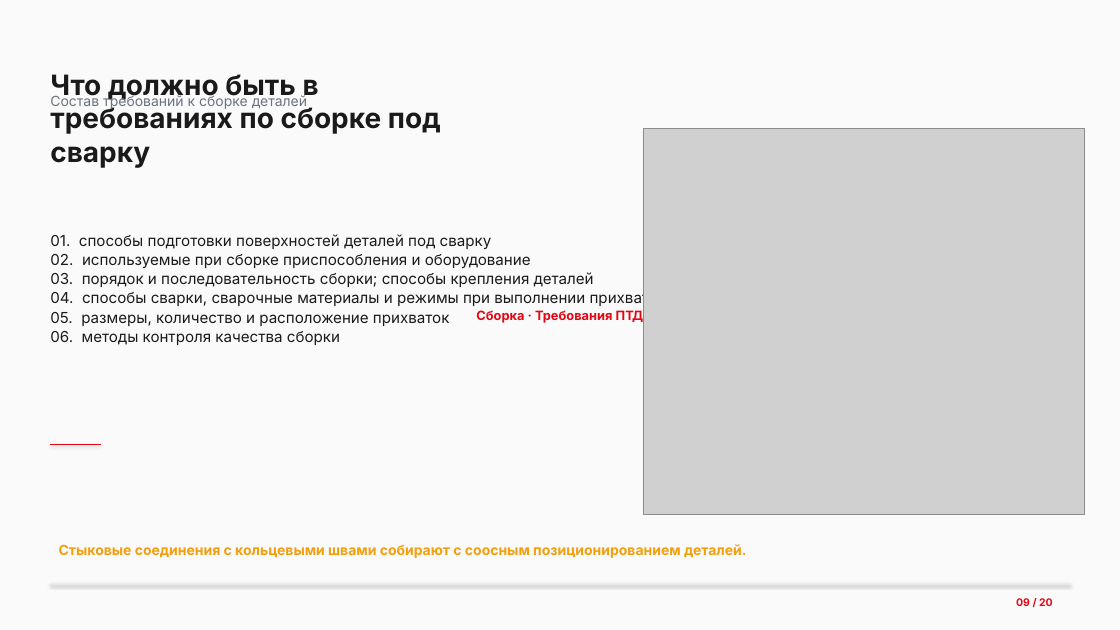
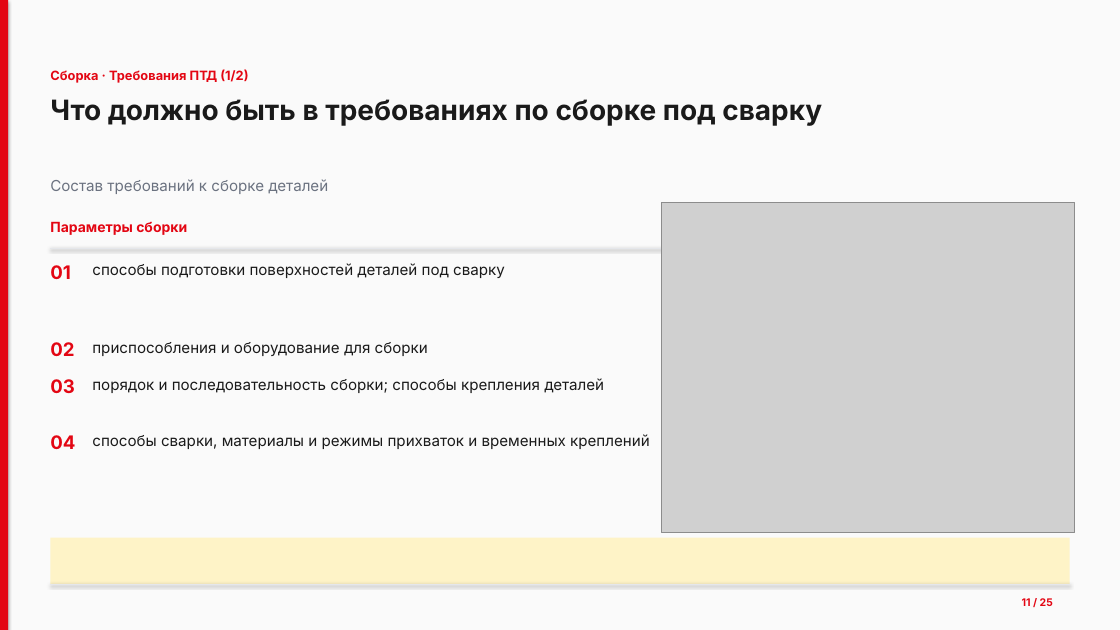
Before and after one commit to lysakalenushka-hash/-, a slide deck: slide 11 of Презентация_Сварочные_работы.pptx (slide 9 before the commit). Drawn at 1120x630 pixels with LibreOffice and Linux fonts; fonts in the diff are those of the drawing; grey boxes stand for pictures. Boxes give left, top, right and bottom in pixels: in the first picture for what was removed or moved away, otherwise in the second. Text is boxed around its words. In the diff, an @@ line names an element or a change of style, - is before the commit and + after.

```diff
--- a/Презентация_Сварочные_работы.pptx
+++ b/Презентация_Сварочные_работы.pptx
@@ rectangle added at (0,0,8,630), fill #E30613 @@
@@ text added at (50,69,248,83), 11 pt, text #E30613, bold @@
+Сборка · Требования ПТД (1/2)
@@ text "Что должно быть в требованиях ..." rewrapped from (50,74,441,168) to (50,99,822,126) @@
@@ text "Состав требований к сборке деталей": place and size @@
-text "Состав требований к сборке деталей" at (50,94,307,110)
+text "Состав требований к сборке деталей" at (50,179,328,194)
@@ text "Состав требований к сборке деталей" at (50,179,328,194): size 12 to 13 pt @@
@@ picture: place and size @@
-picture at (644,129,1085,514)
+picture at (661,202,1075,534)
@@ text removed at (50,234,666,345) @@
-01. способы подготовки поверхностей деталей под сварку
-02. используемые при сборке приспособления и оборудование
-03. порядок и последовательность сборки; способы крепления деталей
-04. способы сварки, сварочные материалы и режимы при выполнении прихваток и приварке временных технологических креплений
-05. размеры, количество и расположение прихваток
-06. методы контроля качества сборки
@@ text added at (50,221,187,235), 12 pt, text #E30613, bold @@
+Параметры сборки
@@ line added from (50, 248) to (1070, 248), #E5E7EB 0.5 pt @@
@@ text added at (50,265,71,279), 16 pt, text #E30613, bold @@
+01
@@ text added at (92,263,505,278), 13 pt, text #1A1A1A @@
+способы подготовки поверхностей деталей под сварку
@@ text in rectangle at (476,309,644,324): text removed @@
-Сборка · Требования ПТД
@@ text added at (50,342,74,356), 16 pt, text #E30613, bold @@
+02
@@ text added at (92,342,428,356), 13 pt, text #1A1A1A @@
+приспособления и оборудование для сборки
@@ text added at (50,379,75,393), 16 pt, text #E30613, bold @@
+03
@@ text added at (92,378,604,393), 13 pt, text #1A1A1A @@
+порядок и последовательность сборки; способы крепления деталей
@@ line removed from (50, 444) to (101, 444) @@
@@ text added at (50,435,75,449), 16 pt, text #E30613, bold @@
+04
@@ text added at (92,434,650,449), 13 pt, text #1A1A1A @@
+способы сварки, материалы и режимы прихваток и временных креплений
@@ rectangle added at (50,538,1070,584), fill #FEF3C7 @@
@@ text removed at (59,544,746,558) @@
-Стыковые соединения с кольцевыми швами собирают с соосным позиционированием деталей.
@@ text at (1022,598,1053,606): text changed @@
-09 / 20
+11 / 25
```
Also in this commit, not shown: 19 other slides changed, 5 slides added, 1 other file.
